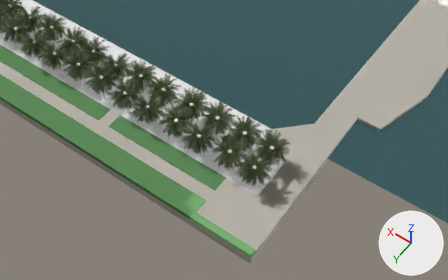
A saved change to the Blender file blender/arte_pavimentazione.blend.
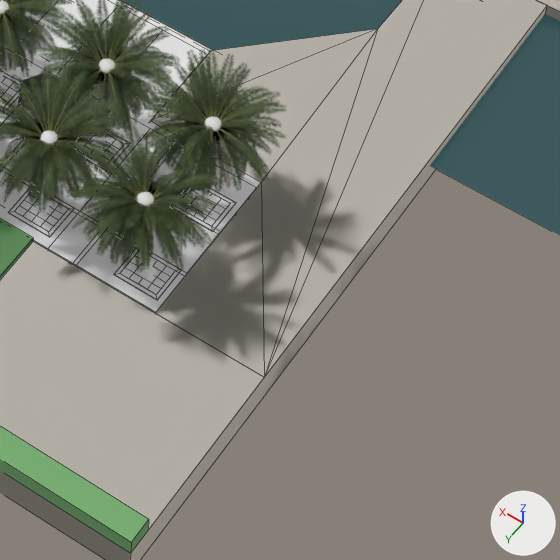
Each version is shown from a 50 mm camera at (-35.4, 180.4, 139.6) aimed at (24.2, 96.9, 8.3), then close up on the part from 48% to 81% of the width and 41% to 93% of the height. Every picture has the same lights, and +X, +Y and +Z are marked at lower right. The last two pictures show the newer version. The close-ups show mesh edges as thin lines.

The first close-up shows 'REF_Acqua2', 'SM_Blockout_PassPav_SiepeLimite', 'SM_Blockout_PassPav_v4_Lastra', 'V3_Aiuola_F2_01', 'V3_Camm_00', 'V3_Fascia_00', 'V3_Fascia_01', 'V3_Palma_F1_01', 'V3_Palma_F1_02', 'V3_Palma_F1_03', 'V3_Palma_F2_01', 'V3_Palma_F2_02' and 18 more.
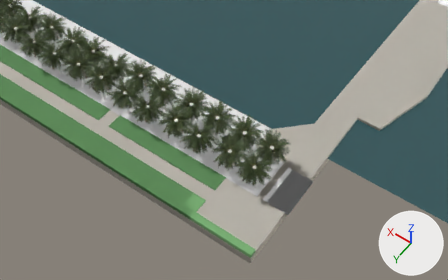
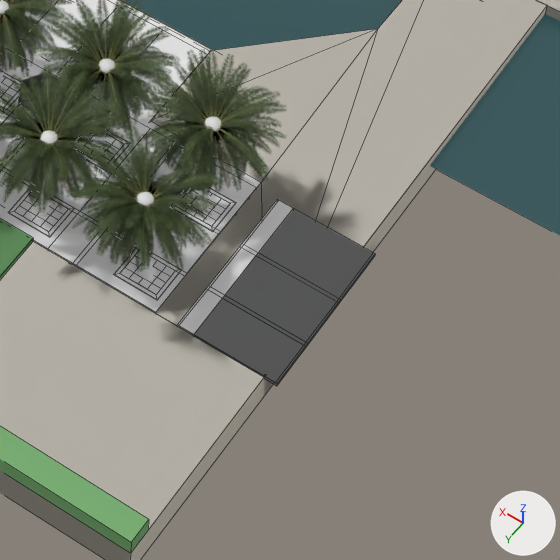
Changed parts and their boxes [x1, y1, x2, y2] in the close-ups (560 x 560 px):
'SM_Pav_FasciaPalme_8m', added
    after: [177, 199, 375, 386]
    faces in mat_m_pav_cubetti (its picture is missing): [177, 199, 375, 386]
    faces in mat_m_pav_fascia (its picture is missing): [206, 244, 339, 346]
'SM_Pav_FasciaPalme_Testa', added
    after: [194, 209, 375, 384]

The change, as a diff of the scene's bpy script:
```diff
--- a/blender/arte_pavimentazione.blend.py
+++ b/blender/arte_pavimentazione.blend.py
@@ me_sm_pav_fasciapalme_8m @@
+me_sm_pav_fasciapalme_8m.from_pydata(...)  # 28 vertices, 18 faces; spans x 0.0..8.0, y 89.15..102.0, z -0.15..0.15
+# faces by material slot: [10, 8]
+me_sm_pav_fasciapalme_8m.materials.append(mat_m_pav_cubetti)  # its picture is missing
+me_sm_pav_fasciapalme_8m.materials.append(mat_m_pav_fascia)  # its picture is missing
@@ me_sm_pav_fasciapalme_testa @@
+me_sm_pav_fasciapalme_testa.from_pydata(...)  # 16 vertices, 8 faces; spans x 0.0..6.65, y 89.15..102.0, z -0.15..0.15
+me_sm_pav_fasciapalme_testa.materials.append(mat_m_pav_cubetti)  # its picture is missing
@@ ob_sm_pav_fasciapalme_8m @@
+ob_sm_pav_fasciapalme_8m = bpy.data.objects.new('SM_Pav_FasciaPalme_8m', me_sm_pav_fasciapalme_8m)
+ob_sm_pav_fasciapalme_8m.location = (0.0, 0.0, 0.0)
@@ ob_sm_pav_fasciapalme_testa @@
+ob_sm_pav_fasciapalme_testa = bpy.data.objects.new('SM_Pav_FasciaPalme_Testa', me_sm_pav_fasciapalme_testa)
+ob_sm_pav_fasciapalme_testa.location = (0.0, 0.0, 0.0)
```
